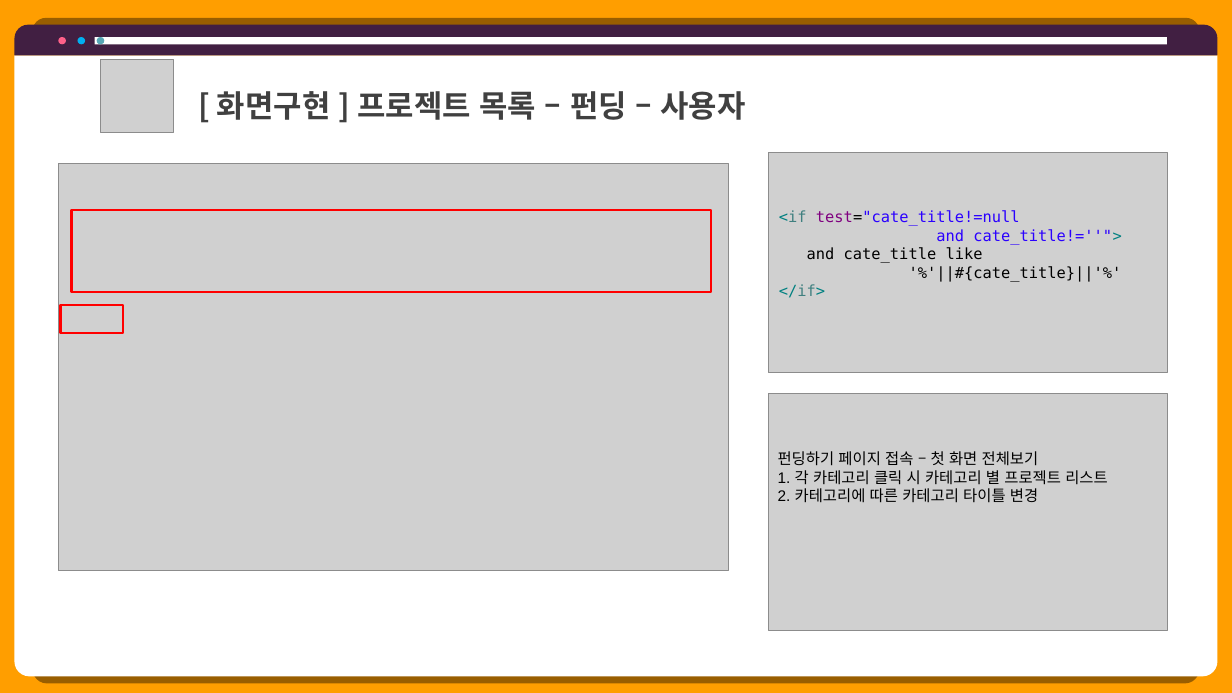
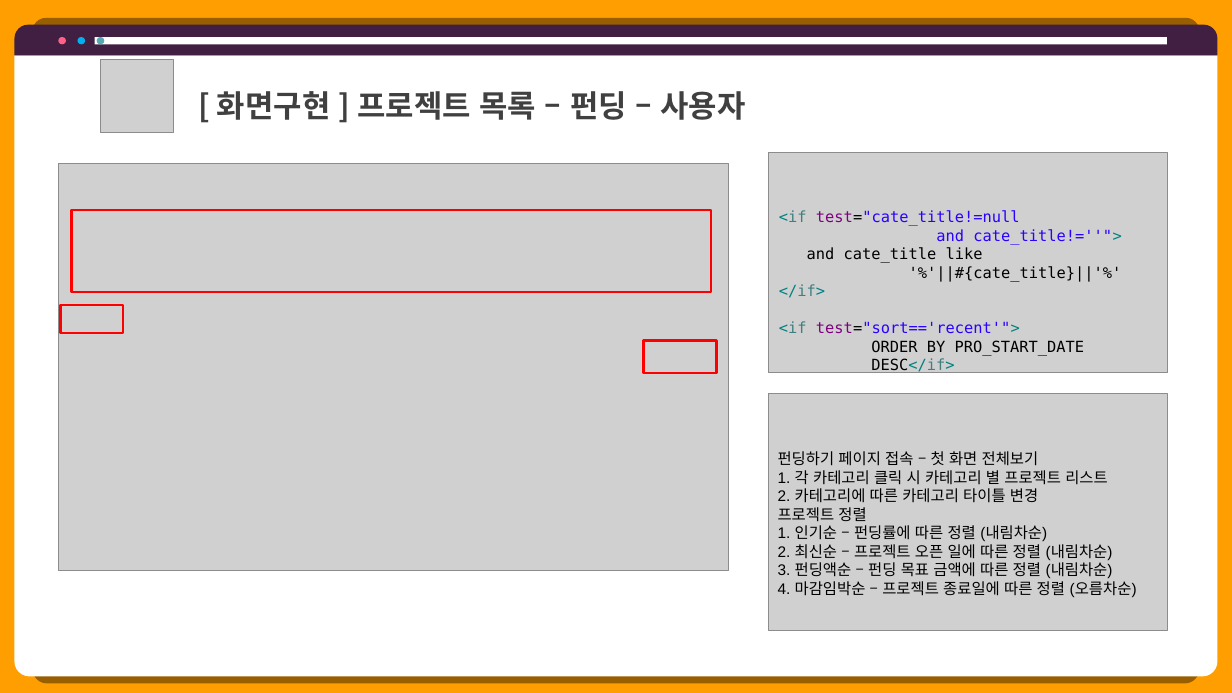
Before and after one commit to hhsw07/ezen-academy-projects, a slide deck: slide 3 of 0 발표용 파워포인트/0608 5차발표/0608 project06 - 파워포인트 - 민기.pptx. Drawn at 1232x693 pixels with LibreOffice and Linux fonts; fonts in the diff are those of the drawing; grey boxes stand for pictures. Boxes give left, top, right and bottom in pixels: in the first picture for what was removed or moved away, otherwise in the second. Text is boxed around its words. In the diff, an @@ line names an element or a change of style, - is before the commit and + after.

```diff
--- a/0 발표용 파워포인트/0608 5차발표/0608 project06 - 파워포인트 - 민기.pptx
+++ b/0 발표용 파워포인트/0608 5차발표/0608 project06 - 파워포인트 - 민기.pptx
@@ text at [779,321,1085,375]: paragraphs added @@
+<if test="sort=='recent'">
+    ORDER BY PRO_START_DATE DESC</if>
@@ rectangle added at [643,340,716,372], outline #FF0000 2 pt @@
@@ text at [778,507,1137,597]: paragraphs added @@
+프로젝트 정렬
+1. 인기순 – 펀딩률에 따른 정렬 (내림차순)
+2. 최신순 – 프로젝트 오픈 일에 따른 정렬 (내림차순)
+3. 펀딩액순 – 펀딩 목표 금액에 따른 정렬 (내림차순)
+4. 마감임박순 – 프로젝트 종료일에 따른 정렬 (오름차순)
```
Also in this commit, not shown: 4 slides removed.
